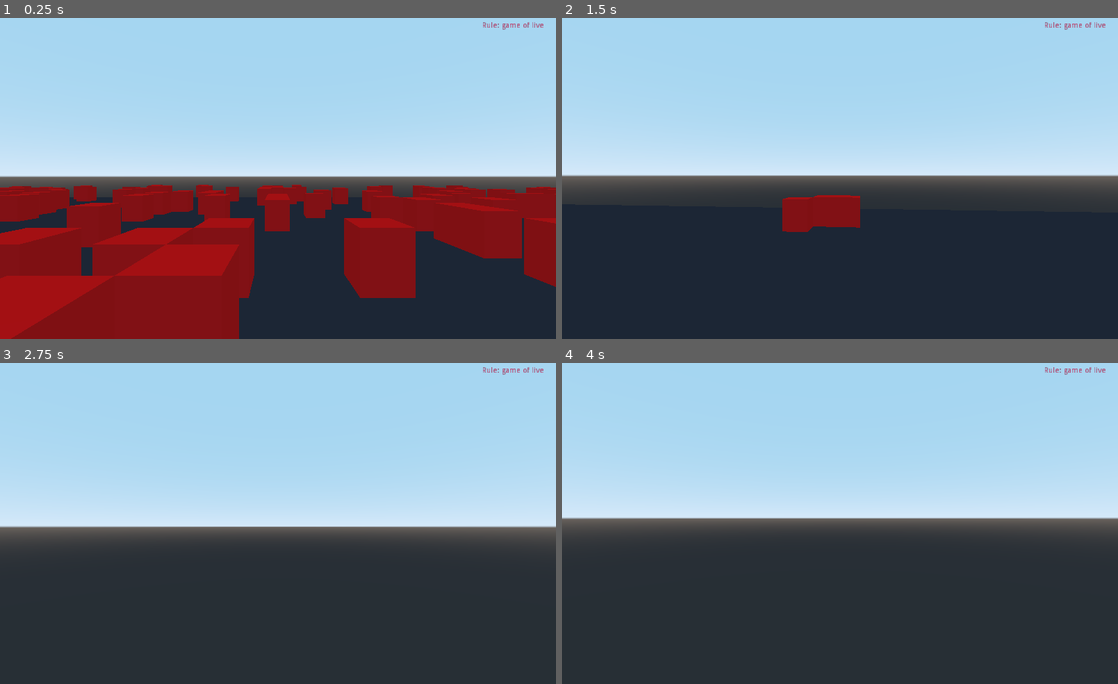
Above: before the commit, frames 1-4 (two rows, left to right).
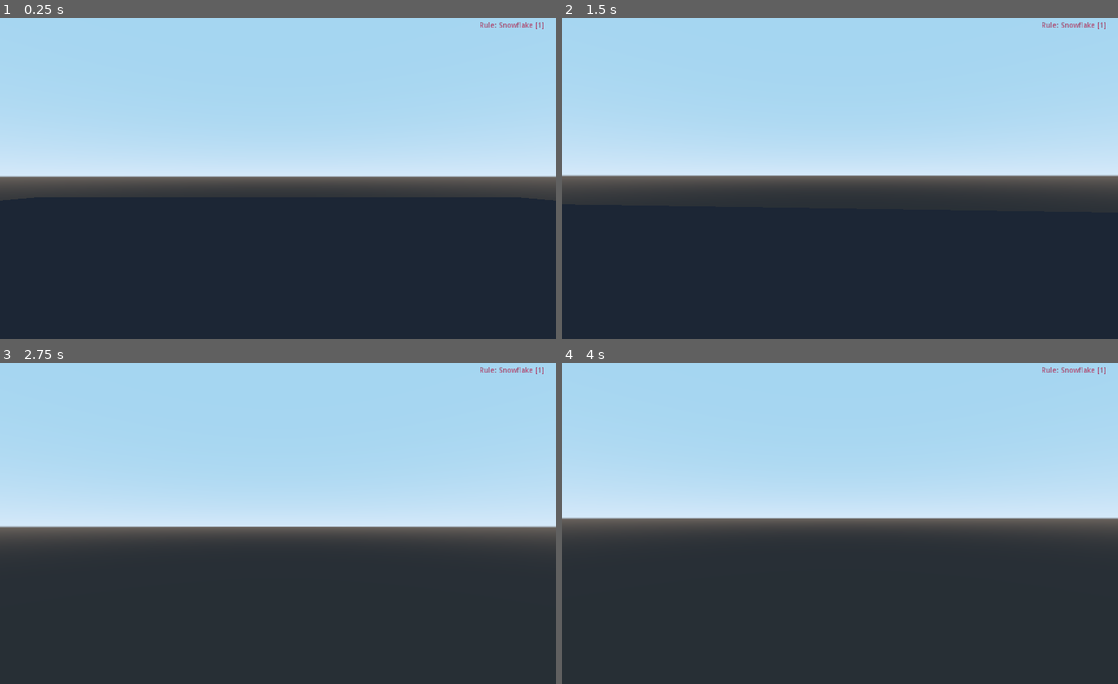
Above: after the commit, the same moments.

Repository: tdworowy/cellular_automata_the_game
Game: Godot game, scene res://main.tscn
Same seed, same stepped clock (60 frames per second), same inputs: the game is played once before the commit and once after it.
Inputs (mouse positions are in pixels of both pictures, inside the frame that each line leads up to):
- Up to frame 1 (0.25 s): no input
- Up to frame 2 (1.5 s): tap Enter at 0.5 s; move the mouse to (867, 175) at 0.52 s; hold W (forward) from 0.53 s (still down); move the mouse to (812, 178) at 1.27 s
- Up to frame 3 (2.75 s): keep holding W (forward); move the mouse to (289, 517) at 2.02 s
- Up to frame 4 (4 s): keep holding W (forward); tap Space (up) at 2.75 s; move the mouse to (834, 526) at 2.77 s; tap Enter at 3.5 s; move the mouse to (878, 526) at 3.52 s

The runs differ from the first frame. In frame 1, 30% of the frame differs, in the area x 0-100%, y 1-100%; in frame 2, 1.5%; in frame 3, 0.1%; in frame 4, 0.1%.

Commit message:
update

Diff:
--- a/main.tscn
+++ b/main.tscn
@@ -40,18 +40,18 @@
 
 [node name="menu" type="Panel" parent="."]
 visible = false
-margin_left = 423.0
+margin_left = 422.0
 margin_top = 23.0
-margin_right = 610.0
+margin_right = 756.0
 margin_bottom = 391.0
 __meta__ = {
 "_edit_use_anchors_": false
 }
 
 [node name="snowflake" type="MenuButton" parent="menu"]
-margin_left = 25.0
+margin_left = 19.1138
 margin_top = 260.0
-margin_right = 159.154
+margin_right = 153.268
 margin_bottom = 321.0
 rect_pivot_offset = Vector2( -680.134, -9.34241 )
 focus_mode = 2
@@ -61,11 +61,24 @@
 "_edit_use_anchors_": false
 }
 
+[node name="pause" type="MenuButton" parent="menu"]
+margin_left = 125.907
+margin_top = 3.52725
+margin_right = 260.061
+margin_bottom = 64.5273
+rect_pivot_offset = Vector2( -680.134, -9.34241 )
+focus_mode = 2
+text = "Pause"
+switch_on_hover = true
+__meta__ = {
+"_edit_use_anchors_": false
+}
+
 [node name="walled_cities" type="MenuButton" parent="menu"]
-margin_left = 25.0
-margin_top = 227.337
-margin_right = 169.95
-margin_bottom = 288.337
+margin_left = 28.0
+margin_top = 227.0
+margin_right = 173.0
+margin_bottom = 287.0
 rect_pivot_offset = Vector2( -680.134, -9.34241 )
 focus_mode = 2
 text = "Walled cities"
--- a/scripts/cellular_automata.gd
+++ b/scripts/cellular_automata_2d.gd
@@ -83,7 +83,7 @@
 
 	return snowflake_rules
 
-static func generate_grid(x: int, z: int, prob_of_one: float):
+static func generate_grid_random(x: int, z: int, prob_of_one: float):
 		var grid = []
 		for i in range(x):
 			var row = []
@@ -97,7 +97,19 @@
 			grid.append(row)
 		return grid
 
-static func count_colored_neighbours(x: int, z: int,grid_x_axis: int, grid_z_axis: int, grid: Array )->int:
+static func generate_grid_center(x: int, z: int):
+		var grid = []
+		for i in range(x):
+			var row = []
+			for j in range(z):
+				if (i == x/2 and j == z/2):
+					row.append(1)
+				else:
+					row.append(0)
+			grid.append(row)
+		return grid
+
+static func count_colored_neighbours(x: int, z: int, grid_x_axis: int, grid_z_axis: int, grid: Array )->int:
 	var colored_neighbours = 0
 	for i in range((x - 1) % grid_x_axis, (x + 2) % grid_x_axis):
 		for j in range((z - 1) % grid_z_axis, (z + 2) % grid_z_axis):
@@ -106,11 +118,11 @@
 	return colored_neighbours
 
 
-static func update_grid_two_d(grid: Array, grid_x_axis: int, grid_z_asix: int, rules: Dictionary):
+static func update_grid(grid: Array, grid_x_axis: int, grid_z_asix: int, rules: Dictionary):
 	var new_grid =  [] + grid
 	for i in range(grid.size()):
 		for j in range(grid[i].size()):
 			var state = grid[i][j]
-			var live_neighbours = count_colored_neighbours(i, j,grid_x_axis, grid_z_asix, grid)
+			var live_neighbours = count_colored_neighbours(i, j, grid_x_axis, grid_z_asix, grid)
 			new_grid[i][j] = rules.get(str(state) +'_' + str(live_neighbours),0)
 	return new_grid
--- a/scripts/main.gd
+++ b/scripts/main.gd
@@ -1,6 +1,6 @@
 extends Spatial
 
-var cellular_automata = load("res://scripts/cellular_automata.gd")
+var cellular_automata = load("res://scripts/cellular_automata_2d.gd")
 
 var scale_x: float = 2.0
 var scale_z: float = 2.0
@@ -30,6 +30,11 @@
 onready var move_button:MenuButton = get_node("menu/move")
 onready var walled_cities_button:MenuButton = get_node("menu/walled_cities")
 onready var snowflake_button:MenuButton = get_node("menu/snowflake")
+
+onready var pause_button:MenuButton = get_node("menu/pause")
+
+
+var play:bool = false
 
 func generate_box(material:SpatialMaterial, x:int=1, y:int=1, z:int=1):
 	var static_body = StaticBody.new()
@@ -144,6 +149,9 @@
 			Input.set_mouse_mode(Input.MOUSE_MODE_VISIBLE)
 			Input.set_mouse_mode(Input.MOUSE_MODE_CONFINED)
 
+	if pause_button.pressed:
+		 play = !play
+
 
 func _ready():
 	var config = ConfigFile.new()
@@ -156,8 +164,9 @@
 	floor_.scale.x = floor_scale_x
 	floor_.scale.z = floor_scale_z
 
-	rule = cellular_automata.get_game_of_live_rules()
-	current_rule.set_text("Rule: game of live")
+	var snowflake_rule:Array = [1]
+	current_rule.set_text("Rule: Snowflake "+ str(snowflake_rule))
+	rule = cellular_automata.generate_snowflake_rule(snowflake_rule)
 
 	material = SpatialMaterial.new()
 	material.albedo_color = red
@@ -167,7 +176,11 @@
 	grid_x = floor_scale_x/scale_x
 	grid_z = floor_scale_z/scale_z
 
-	grid = cellular_automata.generate_grid(grid_x, grid_z, 0.1)
+	if (config.get_value("env","state") == "random"):
+		grid = cellular_automata.generate_grid_random(grid_x, grid_z, 0.1)
+	if (config.get_value("env","state") == "center"):
+		grid = cellular_automata.generate_grid_center(grid_x, grid_z)
+
 	generate_boxes(grid, floor_scale_x, floor_scale_z, material)
 	set_visibility(grid, floor_scale_x, floor_scale_z)
 
@@ -177,7 +190,8 @@
 
 
 func _on_Timer_timeout():
-		var new_grid = cellular_automata.update_grid_two_d(grid, grid_x, grid_z,
-		rule)
-		set_visibility(new_grid, floor_scale_x, floor_scale_z)
-		grid = new_grid
+		if play:
+			var new_grid = cellular_automata.update_grid(grid, grid_x, grid_z,
+			rule)
+			set_visibility(new_grid, floor_scale_x, floor_scale_z)
+			grid = new_grid
--- a/settings.cfg
+++ b/settings.cfg
@@ -3,3 +3,6 @@
 floor_width="100"
 box_length="2"
 box_width="2"
+
+state="center" #center or random
+dimention="2d" #1d or 2d
